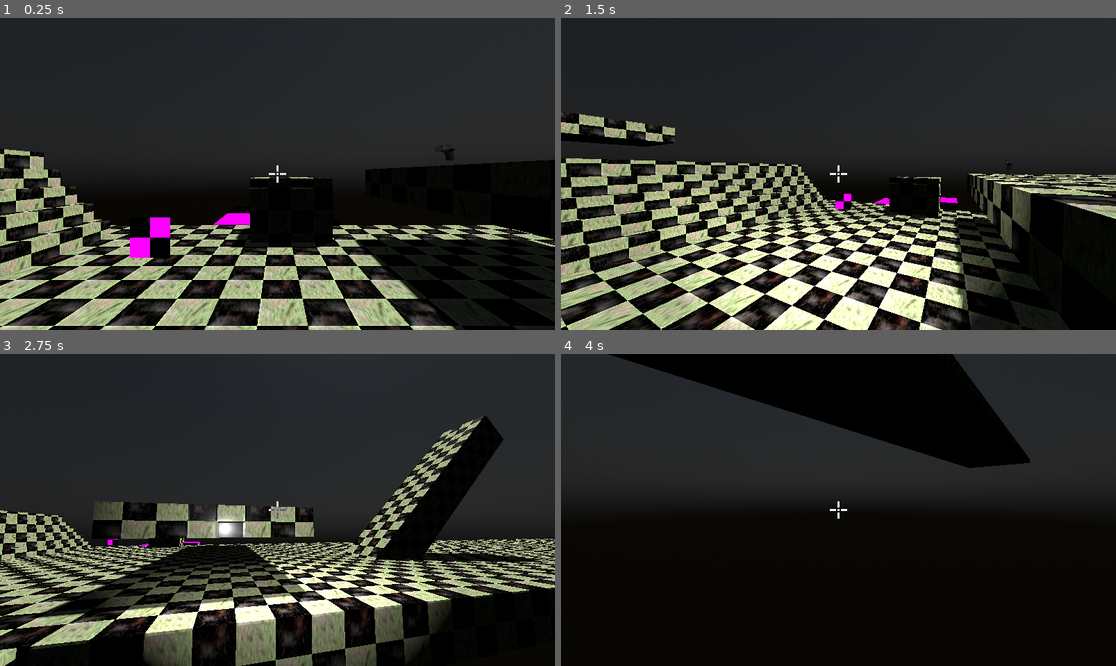
Above: before the commit, frames 1-4 (two rows, left to right).
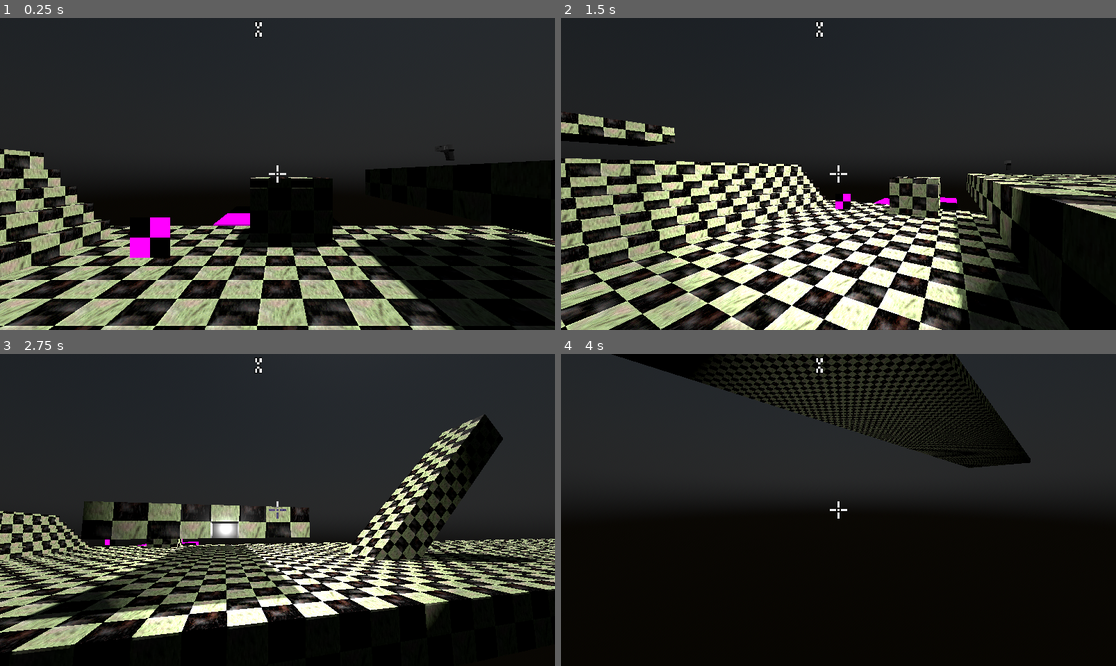
Above: after the commit, the same moments.

Repository: Qualpo/FpsSystems
Game: Godot game, scene res://scenes/levels/DebugLevel.tscn
Same seed, same stepped clock (60 frames per second), same inputs: the game is played once before the commit and once after it. The project has no main scene, so this scene is started directly.
Inputs (mouse positions are in pixels of both pictures, inside the frame that each line leads up to):
- Up to frame 1 (0.25 s): no input
- Up to frame 2 (1.5 s): tap Enter at 0.5 s; move the mouse to (866, 174) at 0.52 s; hold D (Right) 0.53-1.28 s; tap Ctrl (Crouch) at 0.6 s; tap Space (Jump) at 0.77 s; move the mouse to (810, 174) at 1.27 s; hold S (Backward) from 1.28 s (still down); tap F (Flashlight) at 1.35 s
- Up to frame 3 (2.75 s): tap Space (Jump) at 1.52 s; move the mouse to (288, 503) at 2.02 s; release S (Backward) at 2.03 s; hold D (Right) from 2.03 s (still down); tap W (Foreward) at 2.1 s
- Up to frame 4 (4 s): move the mouse to (832, 516) at 2.77 s; tap E (Interact) at 2.85 s; tap Space (Jump) at 3.02, 3.77 s; move the mouse to (877, 513) at 3.52 s; release D (Right) at 3.53 s; hold A (Left) from 3.53 s (still down); hold Mouse wheel down (ScrollDown) from 3.53 s (still down)

The runs differ from the first frame. In frame 1, 1.2% of the frame differs, in the area x 0-100%, y 1-100%; in frame 2, 11%; in frame 3, 26%; in frame 4, 5.6%.
Error in both runs: Out of bounds get index '-1' (on base: 'Array[Item]') (res://scripts/Inventory.gd:26)

Commit message:
Bug fixes

Diff:
--- a/scenes/objects/entities/Player.tscn
+++ b/scenes/objects/entities/Player.tscn
@@ -6,6 +6,35 @@
 [ext_resource type="AudioStream" uid="uid://n6fcsbthyj7v" path="res://audio/sfx/player/pl_jumpland2.wav" id="4_n57pj"]
 [ext_resource type="Material" uid="uid://d1hxwlw7grj1q" path="res://resource/materials/Invert.tres" id="6_22ngk"]
 [ext_resource type="Texture2D" uid="uid://x1sov6bjk51s" path="res://textures/ui/crosshair.png" id="6_xtbd3"]
+[ext_resource type="FontFile" uid="uid://c4t7yxpbhdhwd" path="res://resource/fonts/shit.ttf" id="8_xs4js"]
+
+[sub_resource type="CapsuleMesh" id="CapsuleMesh_bp86i"]
+radius = 0.115
+height = 0.83
+
+[sub_resource type="CapsuleMesh" id="CapsuleMesh_0eeiu"]
+radius = 0.12
+height = 0.61
+
+[sub_resource type="CapsuleMesh" id="CapsuleMesh_0751g"]
+radius = 0.085
+height = 0.72
+
+[sub_resource type="CapsuleMesh" id="CapsuleMesh_d1ca3"]
+radius = 0.09
+height = 0.47
+
+[sub_resource type="CapsuleMesh" id="CapsuleMesh_iq1w4"]
+radius = 0.055
+height = 0.5
+
+[sub_resource type="SphereMesh" id="SphereMesh_i0v23"]
+radius = 0.05
+height = 0.1
+
+[sub_resource type="CapsuleMesh" id="CapsuleMesh_le631"]
+radius = 0.09
+height = 0.9
 
 [sub_resource type="Animation" id="Animation_u7pqa"]
 resource_name = "SelectItem"
@@ -28,6 +57,10 @@
 "SelectItem": SubResource("Animation_u7pqa")
 }
 
+[sub_resource type="SphereMesh" id="SphereMesh_w0shn"]
+radius = 0.2
+height = 0.4
+
 [sub_resource type="CylinderShape3D" id="CylinderShape3D_2gt5c"]
 custom_solver_bias = 1.0
 height = 1.5
@@ -38,6 +71,8 @@
 radius = 0.415
 
 [sub_resource type="SeparationRayShape3D" id="SeparationRayShape3D_v2wag"]
+length = 0.5
+slide_on_slope = true
 
 [sub_resource type="Animation" id="Animation_2nt5u"]
 resource_name = "Idle"
@@ -105,9 +140,69 @@
 [sub_resource type="CapsuleShape3D" id="CapsuleShape3D_76mnr"]
 
 [node name="Player" type="CharacterBody3D"]
-collision_layer = 2
+collision_layer = 64
+collision_mask = 33
 floor_snap_length = 0.5
 script = ExtResource("1_lx1yv")
+SlideMultiplier = 0.08
+CameraSmooth = 0.4
+
+[node name="ShadowModel" type="Node3D" parent="."]
+
+[node name="ShadowMesh" type="MeshInstance3D" parent="ShadowModel"]
+transform = Transform3D(1, 0, 0, 0, 1, 0, 0, 0, 1, 0, 0.1, 0)
+cast_shadow = 3
+mesh = SubResource("CapsuleMesh_bp86i")
+skeleton = NodePath("../..")
+
+[node name="ShadowMesh5" type="MeshInstance3D" parent="ShadowModel"]
+transform = Transform3D(-4.37114e-08, -1, 0, 1, -4.37114e-08, 0, 0, 0, 1, 0, 0.4, 0)
+visible = false
+mesh = SubResource("CapsuleMesh_0eeiu")
+skeleton = NodePath("../..")
+
+[node name="ShadowMesh6" type="MeshInstance3D" parent="ShadowModel"]
+transform = Transform3D(-1, 8.74228e-08, 0, -8.74228e-08, -1, 0, 0, 0, 1, -0.3, 0.1, 0)
+visible = false
+cast_shadow = 3
+mesh = SubResource("CapsuleMesh_0751g")
+skeleton = NodePath("../..")
+
+[node name="ShadowMesh2" type="MeshInstance3D" parent="ShadowModel"]
+transform = Transform3D(-4.37114e-08, -1, 0, 1, -4.37114e-08, 0, 0, 0, 1, 0, -0.234632, 0)
+cast_shadow = 3
+mesh = SubResource("CapsuleMesh_d1ca3")
+skeleton = NodePath("../..")
+
+[node name="ShadowMesh7" type="MeshInstance3D" parent="ShadowModel"]
+transform = Transform3D(1.91069e-15, 4.37114e-08, 1, 1, -4.37114e-08, 0, 4.37114e-08, 1, -4.37114e-08, 0, -0.234632, -0.3)
+cast_shadow = 3
+mesh = SubResource("CapsuleMesh_iq1w4")
+skeleton = NodePath("../..")
+
+[node name="ShadowMesh8" type="MeshInstance3D" parent="ShadowModel"]
+transform = Transform3D(1.91069e-15, 4.37114e-08, 1, 1, -4.37114e-08, 0, 4.37114e-08, 1, -4.37114e-08, -0.05, -0.304632, -0.1)
+cast_shadow = 3
+mesh = SubResource("SphereMesh_i0v23")
+skeleton = NodePath("../..")
+
+[node name="ShadowMesh9" type="MeshInstance3D" parent="ShadowModel"]
+transform = Transform3D(1.91069e-15, 4.37114e-08, 1, 1, -4.37114e-08, 0, 4.37114e-08, 1, -4.37114e-08, 0.07, -0.294632, -0.1)
+cast_shadow = 3
+mesh = SubResource("SphereMesh_i0v23")
+skeleton = NodePath("../..")
+
+[node name="ShadowMesh3" type="MeshInstance3D" parent="ShadowModel"]
+transform = Transform3D(-1, 8.74228e-08, 0, -8.74228e-08, -1, 0, 0, 0, 1, 0.2, -0.634632, 0)
+cast_shadow = 3
+mesh = SubResource("CapsuleMesh_le631")
+skeleton = NodePath("../..")
+
+[node name="ShadowMesh4" type="MeshInstance3D" parent="ShadowModel"]
+transform = Transform3D(-1, 8.74228e-08, 0, -8.74228e-08, -1, 0, 0, 0, 1, -0.2, -0.634632, 0)
+cast_shadow = 3
+mesh = SubResource("CapsuleMesh_le631")
+skeleton = NodePath("../..")
 
 [node name="CameraPivot" type="Node3D" parent="."]
 
@@ -131,12 +226,19 @@
 transform = Transform3D(1, 0, 0, 0, 1, 0, 0, 0, 1, 0, -0.6, 0)
 
 [node name="Flashlight" type="SpotLight3D" parent="CameraPivot/Camera3D"]
+transform = Transform3D(1, 0, 0, 0, 1, 0, 0, 0, 1, 0, 0, -0.13)
 visible = false
 layers = 3
 light_energy = 4.232
 light_specular = 0.16
-spot_range = 8.0
+shadow_enabled = true
+spot_range = 812.75
 spot_angle_attenuation = 1.10957
+
+[node name="MeshInstance3D" type="MeshInstance3D" parent="CameraPivot/Camera3D"]
+transform = Transform3D(1, 0, 0, 0, 1, 0, 0, 0, 1, 0, 0, 0.3)
+cast_shadow = 3
+mesh = SubResource("SphereMesh_w0shn")
 
 [node name="StandShape" type="CollisionShape3D" parent="."]
 transform = Transform3D(1, 0, 0, 0, 1, 0, 0, 0, 1, 0, 0.2, 0)
@@ -148,39 +250,71 @@
 disabled = true
 
 [node name="Foot" type="CollisionShape3D" parent="."]
-transform = Transform3D(1, 0, 0, 0, -4.37114e-08, -1, 0, 1, -4.37114e-08, 0, 0, 0)
+transform = Transform3D(1, 0, 0, 0, -4.37114e-08, -1, 0, 1, -4.37114e-08, 0, -0.5, 0)
 shape = SubResource("SeparationRayShape3D_v2wag")
 
 [node name="Foot2" type="CollisionShape3D" parent="."]
-transform = Transform3D(1, 0, 0, 0, -4.37114e-08, -1, 0, 1, -4.37114e-08, 0.4, 0, 0)
+transform = Transform3D(1, 0, 0, 0, -4.37114e-08, -1, 0, 1, -4.37114e-08, 0.415, -0.5, 0)
 shape = SubResource("SeparationRayShape3D_v2wag")
 
 [node name="Foot3" type="CollisionShape3D" parent="."]
-transform = Transform3D(1, 0, 0, 0, -4.37114e-08, -1, 0, 1, -4.37114e-08, -0.4, 0, 0)
+transform = Transform3D(1, 0, 0, 0, -4.37114e-08, -1, 0, 1, -4.37114e-08, -0.415, -0.5, 0)
 shape = SubResource("SeparationRayShape3D_v2wag")
 
 [node name="Foot4" type="CollisionShape3D" parent="."]
-transform = Transform3D(1, 0, 0, 0, -4.37114e-08, -1, 0, 1, -4.37114e-08, 0, 0, 0.4)
+transform = Transform3D(1, 0, 0, 0, -4.37114e-08, -1, 0, 1, -4.37114e-08, 0, -0.5, 0.415)
 shape = SubResource("SeparationRayShape3D_v2wag")
 
 [node name="Foot5" type="CollisionShape3D" parent="."]
-transform = Transform3D(1, 0, 0, 0, -4.37114e-08, -1, 0, 1, -4.37114e-08, 0, 0, -0.4)
+transform = Transform3D(1, 0, 0, 0, -4.37114e-08, -1, 0, 1, -4.37114e-08, 0, -0.5, -0.415)
 shape = SubResource("SeparationRayShape3D_v2wag")
 
 [node name="Foot6" type="CollisionShape3D" parent="."]
-transform = Transform3D(1, 0, 0, 0, -4.37114e-08, -1, 0, 1, -4.37114e-08, -0.3, 0, -0.2)
+transform = Transform3D(1, 0, 0, 0, -4.37114e-08, -1, 0, 1, -4.37114e-08, -0.159, -0.5, -0.383)
 shape = SubResource("SeparationRayShape3D_v2wag")
 
 [node name="Foot7" type="CollisionShape3D" parent="."]
-transform = Transform3D(1, 0, 0, 0, -4.37114e-08, -1, 0, 1, -4.37114e-08, -0.3, 0, 0.2)
+transform = Transform3D(1, 0, 0, 0, -4.37114e-08, -1, 0, 1, -4.37114e-08, -0.159, -0.5, 0.383)
 shape = SubResource("SeparationRayShape3D_v2wag")
 
 [node name="Foot8" type="CollisionShape3D" parent="."]
-transform = Transform3D(1, 0, 0, 0, -4.37114e-08, -1, 0, 1, -4.37114e-08, 0.3, 0, 0.2)
+transform = Transform3D(1, 0, 0, 0, -4.37114e-08, -1, 0, 1, -4.37114e-08, 0.159, -0.5, 0.383)
 shape = SubResource("SeparationRayShape3D_v2wag")
 
 [node name="Foot9" type="CollisionShape3D" parent="."]
-transform = Transform3D(1, 0, 0, 0, -4.37114e-08, -1, 0, 1, -4.37114e-08, 0.3, 0, -0.2)
+transform = Transform3D(1, 0, 0, 0, -4.37114e-08, -1, 0, 1, -4.37114e-08, 0.159, -0.5, -0.383)
+shape = SubResource("SeparationRayShape3D_v2wag")
+
+[node name="Foot10" type="CollisionShape3D" parent="."]
+transform = Transform3D(1, 0, 0, 0, -4.37114e-08, -1, 0, 1, -4.37114e-08, -0.383, -0.5, -0.159)
+shape = SubResource("SeparationRayShape3D_v2wag")
+
+[node name="Foot11" type="CollisionShape3D" parent="."]
+transform = Transform3D(1, 0, 0, 0, -4.37114e-08, -1, 0, 1, -4.37114e-08, -0.383, -0.5, 0.159)
+shape = SubResource("SeparationRayShape3D_v2wag")
+
+[node name="Foot12" type="CollisionShape3D" parent="."]
+transform = Transform3D(1, 0, 0, 0, -4.37114e-08, -1, 0, 1, -4.37114e-08, 0.383, -0.5, 0.159)
+shape = SubResource("SeparationRayShape3D_v2wag")
+
+[node name="Foot13" type="CollisionShape3D" parent="."]
+transform = Transform3D(1, 0, 0, 0, -4.37114e-08, -1, 0, 1, -4.37114e-08, 0.383, -0.5, -0.159)
+shape = SubResource("SeparationRayShape3D_v2wag")
+
+[node name="Foot14" type="CollisionShape3D" parent="."]
+transform = Transform3D(1, 0, 0, 0, -4.37114e-08, -1, 0, 1, -4.37114e-08, -0.293, -0.5, -0.293)
+shape = SubResource("SeparationRayShape3D_v2wag")
+
+[node name="Foot15" type="CollisionShape3D" parent="."]
+transform = Transform3D(1, 0, 0, 0, -4.37114e-08, -1, 0, 1, -4.37114e-08, -0.293, -0.5, 0.293)
+shape = SubResource("SeparationRayShape3D_v2wag")
+
+[node name="Foot16" type="CollisionShape3D" parent="."]
+transform = Transform3D(1, 0, 0, 0, -4.37114e-08, -1, 0, 1, -4.37114e-08, 0.293, -0.5, 0.293)
+shape = SubResource("SeparationRayShape3D_v2wag")
+
+[node name="Foot17" type="CollisionShape3D" parent="."]
+transform = Transform3D(1, 0, 0, 0, -4.37114e-08, -1, 0, 1, -4.37114e-08, 0.293, -0.5, -0.293)
 shape = SubResource("SeparationRayShape3D_v2wag")
 
 [node name="WalkSound" type="AudioStreamPlayer3D" parent="."]
@@ -209,6 +343,7 @@
 target_position = Vector3(0, 1, 0)
 
 [node name="PickupBox" type="Area3D" parent="."]
+visible = false
 collision_layer = 0
 collision_mask = 8
 
@@ -216,6 +351,7 @@
 shape = SubResource("CylinderShape3D_3rlov")
 
 [node name="SwimBox" type="Area3D" parent="."]
+visible = false
 collision_layer = 0
 collision_mask = 16
 
@@ -242,7 +378,6 @@
 [node name="ItemCamera" type="Camera3D" parent="CanvasLayer/SubViewportContainer/SubViewportContainer"]
 transform = Transform3D(1, 0, 0, 0, 1, 0, 0, 0, 1, 0, 0.5, -0.2)
 cull_mask = 2
-current = true
 
 [node name="Label" type="Label" parent="CanvasLayer"]
 offset_left = 181.0
@@ -251,7 +386,9 @@
 offset_bottom = 168.0
 theme_override_colors/font_outline_color = Color(0, 0, 0, 1)
 theme_override_constants/outline_size = 5
+theme_override_fonts/font = ExtResource("8_xs4js")
 theme_override_font_sizes/font_size = 36
+text = "x"
 horizontal_alignment = 1
 
 [node name="Crosshair" type="TextureRect" parent="CanvasLayer"]
@@ -268,6 +405,7 @@
 grow_horizontal = 2
 grow_vertical = 2
 texture = ExtResource("6_xtbd3")
+expand_mode = 1
 
 [connection signal="area_entered" from="PickupBox" to="." method="Pickup"]
 [connection signal="area_entered" from="SwimBox" to="." method="EnterWater"]
Binary file added: resource/fonts/shit.ttf
Not shown, added: resource/fonts/shit.ttf.import
Not shown: 1 places in scenes/objects/entities/Player.tscn that only renumber resources
